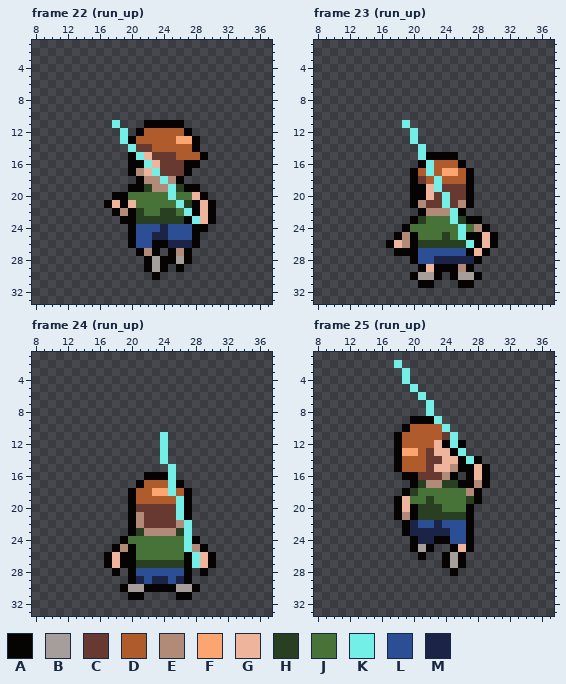
Two versions of one pixel-art file, art/characters/playerA.aseprite. Above: the version before the commit.
48x48 pixels, 105 frames. Shown: frame 22 (run_up): x 8..37, y 1..33; frame 23 (run_up): x 8..37, y 1..33; frame 24 (run_up): x 8..37, y 1..33; frame 25 (run_up): x 8..37, y 1..33. The commit also changed other frames, which this record leaves out.
Visible layers, top first: "Layer 2", "Layer 1".
Palette (. is transparent): A #050403  B #a69e9a  C #673931  D #b05b2c  E #b28b78  F #fca570  G #eeb59c  H #293f21  J #477238  K #73efe8  L #2b4e95  M #1b2447
Pixels before, frame 22 (run_up), first column x 17:
11 .K...AAAAA....
12 ..K.ADDDDDA...
13 ..KADDDDDFFA..
14 ...KCCDDDDDA..
15 ...AKGCCCDDDA.
16 ...AAKGCCCAA..
17 ...AEGKCCCA...
18 ....AEEKEA....
19 ...AAHEEKHAA..
20 .AAJJJJJKJJGA.
21 AGAGJJJJJKHAGA
22 .AEAHJJHHJKAGA
23 ..AAHHHHHHAKGA
24 ...ALLLMLLLAA.
25 ...ALLMMLLLA..
26 ...ALLAAMMMA..
27 ....AEA.AEA...
28 .....ABAABA...
29 .....ABA.A....
30 ......A.......
Pixels before, frame 23 (run_up), first column x 17:
11 ..K...........
12 ...K..........
13 ...K..........
14 ....K.........
15 ....KAAAA.....
16 ....AKDDDA....
17 ...ADKDFFDA...
18 ...ACDKDDDA...
19 ...AAGKCCCA...
20 ...AAGCKCCA...
21 ...AECCKCEA...
22 ....AEEEKA....
23 ...AHJJJKHAA..
24 ..AJJJJJJKJEA.
25 .AEAJJJHJKAAGA
26 AGEAHHHHHHKAGA
27 .AAALLLLLLAGA.
28 ...ALLMMMMMA..
29 ....AGAAAEA...
30 ...ABBA.ABBA..
31 ....AA...AA...
Pixels before, frame 24 (run_up), first column x 17:
11 .......K......
12 .......K......
13 .......K......
14 .......K......
15 ........K.....
16 .....AAAK.....
17 ....ADDDKA....
18 ...ADDFFKDA...
19 ...ADDDDDKA...
20 ...ACCCCCKA...
21 ...AECCCCKA...
22 ...AECCCCEK...
23 ...AHEEEEHK...
24 ..AJJJJJJJKA..
25 .AEAJJJJJJKEA.
26 AGAAJJJJJJAKGA
27 AGAAHHHHHHAKGA
28 .A.ALLLLLLA.A.
29 ...AMLMMLMA...
30 ..ABBAAAABBA..
31 ...AA....AA...
Pixels before, frame 25 (run_up), first column x 18:
 2 K...........
 3 .K..........
 4 .K..........
 5 ..K.........
 6 ...K........
 7 ....K.......
 8 ....K.......
 9 ..AAAK......
10 .ADDDDK.....
11 ADDDDDCK....
12 ADDDDGAKA...
13 AFFDCGGAK...
14 ADDDCCGGAKA.
15 ADDDCGGEAAGA
16 .AACCCEA.AGA
17 ..AHEEHHAAEA
18 .AHJJJJJJEA.
19 AGJJHJJJJHA.
20 AGAHHHJJJA..
21 AEAHHHHHHA..
22 .AMLLMLLLA..
23 .AMMMMMLLA..
24 ..AMMAALLA..
25 ..ABA..AGA..
26 ...A..ABA...
27 ......ABA...
28 .......A....
The result:
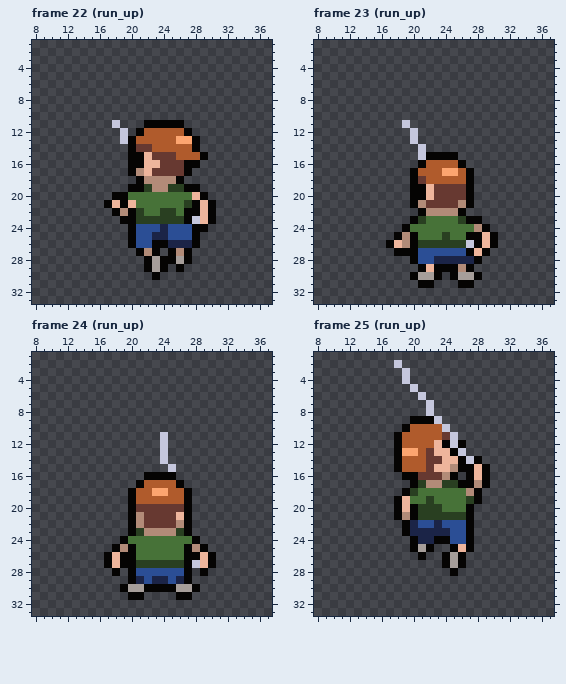
What changed:
Colour K changes from #73efe8 to #c5c7dd.
Frame 22 (run_up), layer "Layer 2":
The author changed colour K to colour A in row 14 at x 20; in row 15 at x 21; in row 22 at x 27.
The author changed colour K to colour C in row 17 at x 23.
The author changed colour K to colour E in row 18 at x 24.
The author changed colour K to colour G in row 16 at x 22.
The author changed colour K to colour H in row 19 at x 25.
The author changed colour K to colour J in row 20 at x 25; in row 21 at x 26.
Frame 23 (run_up), layer "Layer 2":
The author changed colour K to colour C in row 19 at x 23; in rows 20 to 21 at x 24.
The author changed colour K to colour D in rows 16 to 17 at x 22; in row 18 at x 23.
The author changed colour K to colour E in row 22 at x 25.
The author changed colour K to colour J in row 23 at x 25; in rows 24 to 25 at x 26.
Frame 24 (run_up), layer "Layer 2":
The author changed colour K to colour A in row 16 at x 25; in rows 22 to 23 at x 27; in row 25 at x 27; in row 26 at x 28.
The author changed colour K to colour C in row 20 at x 26.
The author changed colour K to colour D in rows 17 to 18 at x 25; in row 19 at x 26.
The author changed colour K to colour G in row 21 at x 26.
The author changed colour K to colour J in row 24 at x 27.
